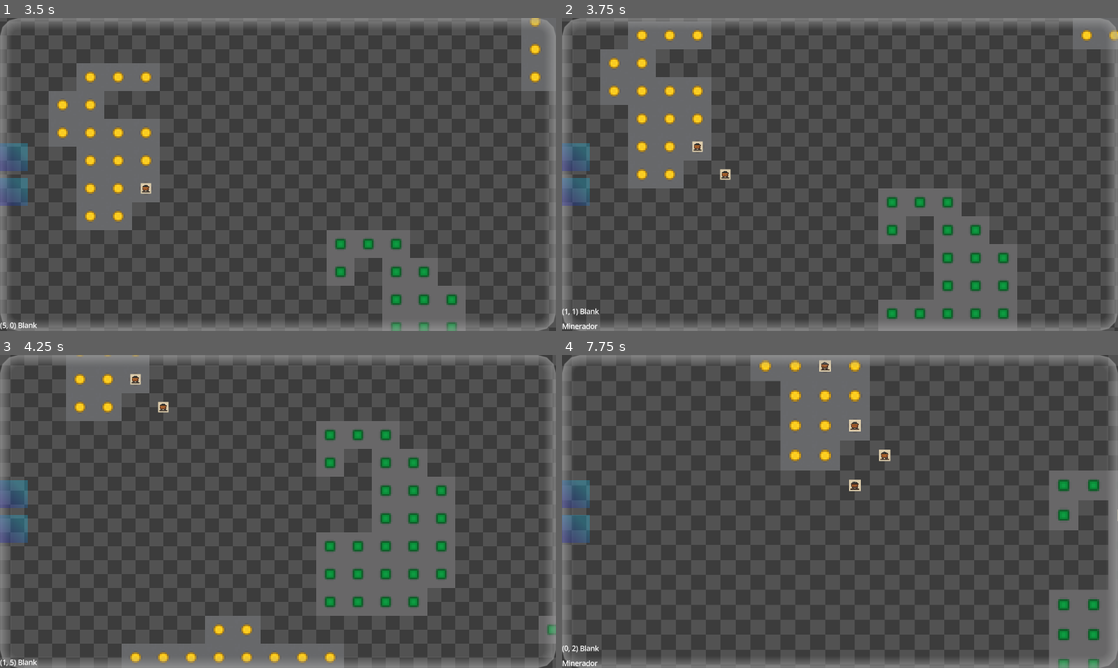
Above: before the commit, frames 1-4 (two rows, left to right).
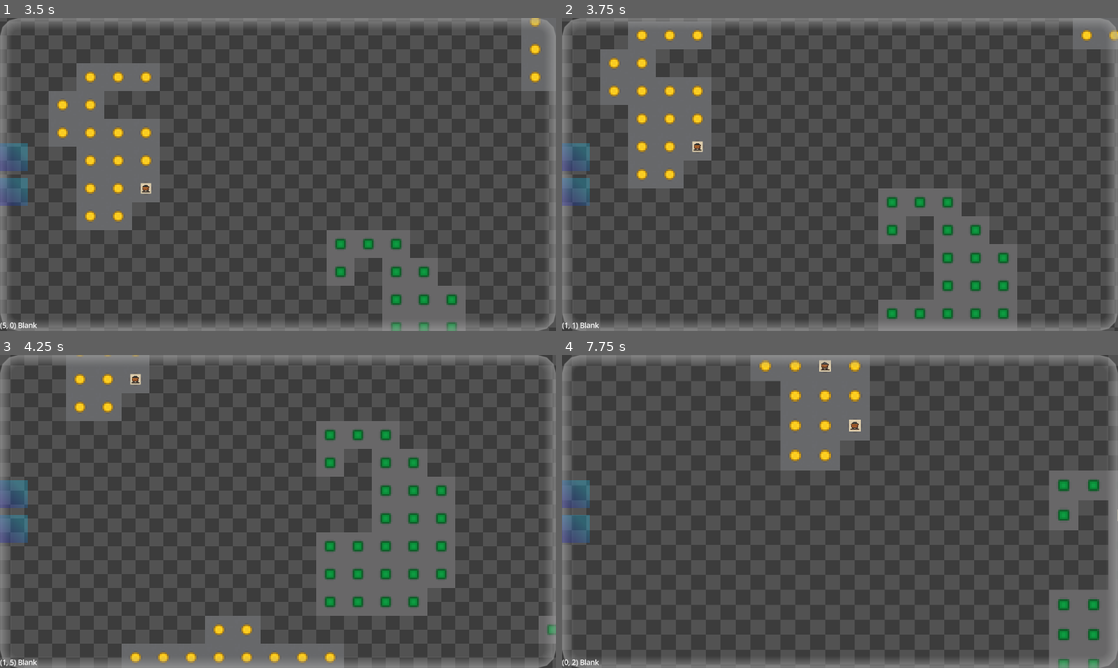
Above: after the commit, the same moments.

Repository: 7sete7/Ramon
Game: Godot game, scene res://defs/factory/factory.tscn
Two runs of this game, one before a commit and one after it. Both use one fixed random seed, a clock stepped at 60 frames per second and the inputs below.
Inputs (mouse positions are in pixels of both pictures, inside the frame that each line leads up to):
- Up to frame 1 (3.5 s): click (11, 155) at 0.5 s; click (55, 152) at 1.25 s; click (11, 193) at 2 s; tap Enter at 2.75 s; move the mouse to (278, 174) at 2.77 s; press the mouse at (278, 174) at 2.78 s; hold D (go_right) from 2.78 s (still down)
- Up to frame 2 (3.75 s): move the mouse to (728, 190) at 3.52 s; release D (go_right) at 3.53 s; release the mouse at (728, 190) at 3.53 s; hold S (go_down) from 3.53 s (still down); click (728, 190) at 3.6 s
- Up to frame 3 (4.25 s): keep holding S (go_down)
- Up to frame 4 (7.75 s): move the mouse to (895, 442) at 4.27 s; release S (go_down) at 4.28 s; hold D (go_right) 4.28-5.03 s; hold Mouse wheel down (zoom_in) 4.28-5.03 s; click (895, 442) at 4.55 s; move the mouse to (812, 574) at 5.02 s; hold W (go_up) 5.03-5.78 s; tap Mouse wheel up (zoom_out) at 5.1 s; click (812, 574) at 5.3 s; move the mouse to (1006, 558) at 5.77 s; press the mouse at (1006, 558) at 5.78 s; hold A (go_left) 5.78-7.28 s; move the mouse to (673, 464) at 6.52 s; release the mouse at (673, 464) at 6.53 s; click (673, 464) at 6.6 s; move the mouse to (867, 511) at 7.27 s; hold S (go_down) from 7.28 s (still down); hold Mouse wheel down (zoom_in) from 7.28 s (still down); click (867, 511) at 7.55 s

Frame 1 is identical in both runs. In frame 2, 0.2% of the frame differs, in the area x 0-31%, y 48-100%; in frame 3, less than 0.1%; in frame 4, 0.3%, in the area x 0-60%, y 30-100%.

Commit message:
feat: building hooks

Diff:
--- a/assets/tile_set.tres
+++ b/assets/tile_set.tres
@@ -1,9 +1,9 @@
 [gd_resource type="TileSet" load_steps=18 format=3 uid="uid://b7rc21o4qmq3d"]
 
-[ext_resource type="Texture2D" uid="uid://8801k5xv2wko" path="res://assets/graybox.png" id="1_eslq1"]
-[ext_resource type="Texture2D" uid="uid://3h5qax6vcra6" path="res://assets/green.png" id="2_u6000"]
-[ext_resource type="Texture2D" uid="uid://bkb05iryew1wy" path="res://assets/red.png" id="3_u4lx5"]
-[ext_resource type="Texture2D" uid="uid://nw4uymw2aj7o" path="res://assets/yellow.png" id="4_cpn64"]
+[ext_resource type="Texture2D" uid="uid://8801k5xv2wko" path="res://assets/images/graybox.png" id="1_eslq1"]
+[ext_resource type="Texture2D" uid="uid://3h5qax6vcra6" path="res://assets/images/green.png" id="2_u6000"]
+[ext_resource type="Texture2D" uid="uid://bkb05iryew1wy" path="res://assets/images/red.png" id="3_u4lx5"]
+[ext_resource type="Texture2D" uid="uid://nw4uymw2aj7o" path="res://assets/images/yellow.png" id="4_cpn64"]
 [ext_resource type="PackedScene" uid="uid://bwd6bck5n1oxu" path="res://defs/factory/buildings/mine/mine.tscn" id="5_u4lx5"]
 [ext_resource type="PackedScene" uid="uid://bro101601uv08" path="res://defs/factory/buildings/belt/belt.tscn" id="6_cpn64"]
 
--- a/defs/factory/building.gd
+++ b/defs/factory/building.gd
@@ -4,20 +4,22 @@
 var ID: String
 var name: String
 var description: String
+var texture: Texture2D
 
 #Tilemap
 var tileset_id: int
 var tileset_tile_id: int
+var tilemap_position: Vector2i
+var tile: Tile
 
 #Economy
 var currency: FactoryEnums.Currency = FactoryEnums.Currency.MONEY
 var price: float = 0.0
 
-#Offset
-var tile_sprite_offset: Vector2
-
-var tilemap_position: Vector2i
-var texture: Texture2D
+# I/O
+# I/O is represented using directions, from the building perspective (Vector2i.LEFT, ...)
+var _input: Array[Vector2i]
+var _output: Array[Vector2i]
 
 func _init() -> void:
 	pass
@@ -28,18 +30,20 @@
 	self.description = resource.description
 	self.tileset_id = resource.tileset_id
 	self.tileset_tile_id = resource.tileset_tile_id
-	self.tile_sprite_offset = resource.tile_sprite_offset
 	self.texture = resource.texture
 
-func should_place(tilemap_position: Vector2i) -> bool:
+func can_place_at(tilemap_position: Vector2i) -> bool:
 	return false
 
 static func get_resource_location() -> String:
 	push_error("get_resource_location() must be implemented in the subclass")
 	return ""
 
-func on_placed() -> void:
-	pass
+func on_placed(_tile: Tile) -> void:
+	self.tile = _tile
 
 func on_tick() -> void:
 	pass
+
+func on_remove() -> void:
+	pass
--- a/defs/factory/buildings/belt/belt.gd
+++ b/defs/factory/buildings/belt/belt.gd
@@ -7,11 +7,12 @@
 static func get_resource_location() -> String:
 	return "res://defs/factory/buildings/belt/belt_resource.tres"
 
-func should_place(tilemap_position: Vector2i) -> bool:
-	return false
+func can_place_at(tilemap_position: Vector2i) -> bool:
+	var tile: Tile = GameFactory.grid.get_tile_at(tilemap_position)
+	return tile.building == null
 
-func on_placed() -> void:
-	pass
+func on_placed(_tile: Tile) -> void:
+	super(_tile)
 
 func on_tick() -> void:
 	pass
--- a/defs/factory/buildings/belt/belt.tscn
+++ b/defs/factory/buildings/belt/belt.tscn
@@ -1,6 +1,6 @@
 [gd_scene load_steps=2 format=3 uid="uid://bro101601uv08"]
 
-[ext_resource type="Texture2D" uid="uid://5kv1x16fqmwe" path="res://assets/belt.png" id="1_ehgfv"]
+[ext_resource type="Texture2D" uid="uid://5kv1x16fqmwe" path="res://assets/images/belt.png" id="1_ehgfv"]
 
 [node name="Area2D" type="Area2D"]
 
--- a/defs/factory/buildings/belt/belt_resource.tres
+++ b/defs/factory/buildings/belt/belt_resource.tres
@@ -1,7 +1,7 @@
 [gd_resource type="Resource" script_class="BuildingResource" load_steps=3 format=3 uid="uid://bvrurrjy23lu2"]
 
 [ext_resource type="Script" uid="uid://bow34jb2h84ir" path="res://defs/factory/buildings/building_resource.gd" id="1_518b4"]
-[ext_resource type="Texture2D" uid="uid://5kv1x16fqmwe" path="res://assets/belt.png" id="2_jsc22"]
+[ext_resource type="Texture2D" uid="uid://5kv1x16fqmwe" path="res://assets/images/belt.png" id="2_jsc22"]
 
 [resource]
 script = ExtResource("1_518b4")
--- a/defs/factory/buildings/building_manager.gd
+++ b/defs/factory/buildings/building_manager.gd
@@ -5,10 +5,14 @@
 var building_classes: Dictionary[String, GDScript] = {}
 var sections: Dictionary[FactoryEnums.BUILDING_SECTIONS, Array] = {}
 
+var buildings: Dictionary[Vector2i, Building] = {}
+
 func _ready() -> void:
 	GameFactory.building_manager = self
 	self.register_building(FactoryEnums.BUILDING_SECTIONS.PRODUCTION, FactoryMine)
 	self.register_building(FactoryEnums.BUILDING_SECTIONS.PRODUCTION, FactoryBelt)
+
+	TickManager.timeout.connect(self.on_tick)
 
 func register_building(section_id: FactoryEnums.BUILDING_SECTIONS, building_class: GDScript) -> void:
 	# Create temporary instance to get resource location
@@ -43,3 +47,22 @@
 func toggle_building_mode_with(building: Building):
 	GameFactory.hud.building_mode.current_building = building
 	GameFactory.hud.buildings_list.update_displays_with(building)
+
+func try_place_building_at(pos: Vector2i, building: Building):
+	if not building.can_place_at(pos):
+		push_warning("Cannot place building %s at %s" % [building.name, pos])
+		return
+
+	var tile: Tile = GameFactory.grid.get_tile_at(pos)
+	GameFactory.grid.set_building_at(tile, building)
+
+	if building:
+		building.on_placed(tile)
+		self.buildings.set(pos, building)
+	else:
+		building.on_remove()
+		self.buildings.erase(pos)
+
+func on_tick():
+	for building: Building in self.buildings.values():
+		building.on_tick()
--- a/defs/factory/buildings/building_mode.gd
+++ b/defs/factory/buildings/building_mode.gd
@@ -21,12 +21,7 @@
 	var mouse_pos: Vector2i = GameFactory.grid.get_position_under_mouse()
 
 	if event.is_action_pressed("click"):
-		var tile: Tile = GameFactory.grid.get_tile_at(mouse_pos)
-		if not tile:
-			push_warning("Tile not found at %s" % mouse_pos)
-			return
-
-		GameFactory.grid.set_building_at(tile, self.current_building)
+		GameFactory.building_manager.try_place_building_at(mouse_pos, self.current_building)
 
 func handle_key_event(event: InputEventKey):
 	if event.is_action_pressed("cancel"):
--- a/defs/factory/buildings/mine/mine.gd
+++ b/defs/factory/buildings/mine/mine.gd
@@ -1,5 +1,11 @@
 class_name FactoryMine
 extends Building
+
+var allowed_tiles: Array[FactoryEnums.TILES] = [
+	FactoryEnums.TILES.GREEN,
+	FactoryEnums.TILES.RED,
+	FactoryEnums.TILES.YELLOW
+]
 
 func _init() -> void:
 	super ()
@@ -7,11 +13,12 @@
 static func get_resource_location() -> String:
 	return "res://defs/factory/buildings/mine/mine_resource.tres"
 
-func should_place(tilemap_position: Vector2i) -> bool:
-	return false
+func can_place_at(tilemap_position: Vector2i) -> bool:
+	var tile: Tile = GameFactory.grid.get_tile_at(tilemap_position)
+	return tile.building == null and tile.tile_type in self.allowed_tiles
 
-func on_placed() -> void:
-	pass
+func on_placed(_tile: Tile) -> void:
+	super(_tile)
 
 func on_tick() -> void:
 	pass
--- a/defs/factory/buildings/mine/mine.tscn
+++ b/defs/factory/buildings/mine/mine.tscn
@@ -1,6 +1,6 @@
 [gd_scene load_steps=2 format=3 uid="uid://bwd6bck5n1oxu"]
 
-[ext_resource type="Texture2D" uid="uid://dkp6qpi2bb2ui" path="res://assets/mine.png" id="2_w4lpq"]
+[ext_resource type="Texture2D" uid="uid://dkp6qpi2bb2ui" path="res://assets/images/mine.png" id="2_w4lpq"]
 
 [node name="Area2D" type="Area2D"]
 
--- a/defs/factory/buildings/mine/mine_resource.tres
+++ b/defs/factory/buildings/mine/mine_resource.tres
@@ -1,6 +1,6 @@
 [gd_resource type="Resource" script_class="MineResource" load_steps=3 format=3 uid="uid://dahvl7km3fh1m"]
 
-[ext_resource type="Texture2D" uid="uid://dkp6qpi2bb2ui" path="res://assets/mine.png" id="1_kof30"]
+[ext_resource type="Texture2D" uid="uid://dkp6qpi2bb2ui" path="res://assets/images/mine.png" id="1_kof30"]
 
 [sub_resource type="GDScript" id="GDScript_ycq4f"]
 script/source = "class_name MineResource
--- a/defs/factory/grid.gd
+++ b/defs/factory/grid.gd
@@ -4,7 +4,6 @@
 @onready var tile_map: FactoryTileMap = $TileMapLayer
 @onready var building_map_layer: FactoryTileMap = $BuildingMapLayer
 @export var config: GridConfig
-
 
 var grid_sizes: GridSizes
 var map_builder: MapBuilder
@@ -19,6 +18,7 @@
 	grid_sizes = GridSizes.from(config)
 
 	self.init_tiles()
+	TickManager.start()
 
 	self.map_builder = MapBuilder.new(self)
 	self.map_builder.build_ores()
@@ -56,6 +56,7 @@
 func set_building_at(tile: Tile, building: Building) -> void:
 	building_map_layer.set_cell(tile.tilemap_position, building.tileset_id, Vector2i(0, 0), building.tileset_tile_id)
 	tile.building = building
+	building.tilemap_position = tile.tilemap_position
 
 func get_position_under_mouse() -> Vector2i:
 	var local_mouse_pos := self.get_local_mouse_position()
--- /dev/null
+++ b/defs/factory/item.gd
@@ -0,0 +1,11 @@
+class_name Item
+extends Node2D
+
+#General
+@export var ID: String
+@export var item_name: String
+@export var description: String
+@export var texture: Texture2D
+
+func _init() -> void:
+	pass
--- /dev/null
+++ b/defs/factory/items/green.tscn
@@ -0,0 +1,14 @@
+[gd_scene load_steps=3 format=3 uid="uid://covw85kjc51b5"]
+
+[ext_resource type="Script" uid="uid://23ucnk1cyncr" path="res://defs/factory/item.gd" id="1_xow7l"]
+[ext_resource type="Texture2D" uid="uid://deqcs4hskjlcx" path="res://assets/images/green_resource.png" id="2_xow7l"]
+
+[node name="Green" type="Node2D"]
+script = ExtResource("1_xow7l")
+ID = "green"
+item_name = "Green"
+description = "Green resource"
+
+[node name="Sprite2D" type="Sprite2D" parent="."]
+scale = Vector2(0.006, 0.006)
+texture = ExtResource("2_xow7l")
--- /dev/null
+++ b/defs/factory/items/red.tscn
@@ -0,0 +1,14 @@
+[gd_scene load_steps=3 format=3 uid="uid://csmdwyd4bs445"]
+
+[ext_resource type="Script" uid="uid://23ucnk1cyncr" path="res://defs/factory/item.gd" id="1_kpibg"]
+[ext_resource type="Texture2D" uid="uid://dd1ge28hs0jjn" path="res://assets/images/red_resource.png" id="2_gqjov"]
+
+[node name="Red" type="Node2D"]
+script = ExtResource("1_kpibg")
+ID = "red"
+item_name = "Red"
+description = "Red resource"
+
+[node name="Sprite2D" type="Sprite2D" parent="."]
+scale = Vector2(0.006, 0.006)
+texture = ExtResource("2_gqjov")
--- /dev/null
+++ b/defs/factory/items/yellow.tscn
@@ -0,0 +1,14 @@
+[gd_scene load_steps=3 format=3 uid="uid://dgo5npo6e0ij"]
+
+[ext_resource type="Script" uid="uid://23ucnk1cyncr" path="res://defs/factory/item.gd" id="1_dfrwo"]
+[ext_resource type="Texture2D" uid="uid://dt7a171cm35f6" path="res://assets/images/yellow_resource.png" id="2_dfrwo"]
+
+[node name="Yellow" type="Node2D"]
+script = ExtResource("1_dfrwo")
+ID = "yellow"
+item_name = "Yellow"
+description = "Yellow resource"
+
+[node name="Sprite2D" type="Sprite2D" parent="."]
+scale = Vector2(0.006, 0.006)
+texture = ExtResource("2_dfrwo")
--- a/project.godot
+++ b/project.godot
@@ -24,6 +24,7 @@
 GameFactory="*res://defs/factory/factory.gd"
 Events="*res://utils/events.gd"
 Refs="*res://utils/refs.tscn"
+TickManager="*res://utils/tick_manager.tscn"
 
 [debug]
 
--- /dev/null
+++ b/utils/tick_manager.tscn
@@ -0,0 +1,4 @@
+[gd_scene format=3 uid="uid://b575uslm0iixl"]
+
+[node name="TickManager" type="Timer"]
+process_callback = 0
Renamed: assets/belt.png -> assets/images/belt.png
Not shown, changed: assets/images/belt.png.import
Renamed: assets/graybox.png -> assets/images/graybox.png
Not shown, added: assets/images/graybox.png.import
Renamed: assets/green.png -> assets/images/green.png
Not shown, added: assets/images/green.png.import
Binary file added: assets/images/green_resource.png
Not shown, changed: assets/images/green_resource.png.import
Renamed: assets/mine.png -> assets/images/mine.png
Not shown, changed: assets/images/mine.png.import
Renamed: assets/red.png -> assets/images/red.png
Not shown, changed: assets/images/red.png.import
(and 7 more such lines)
